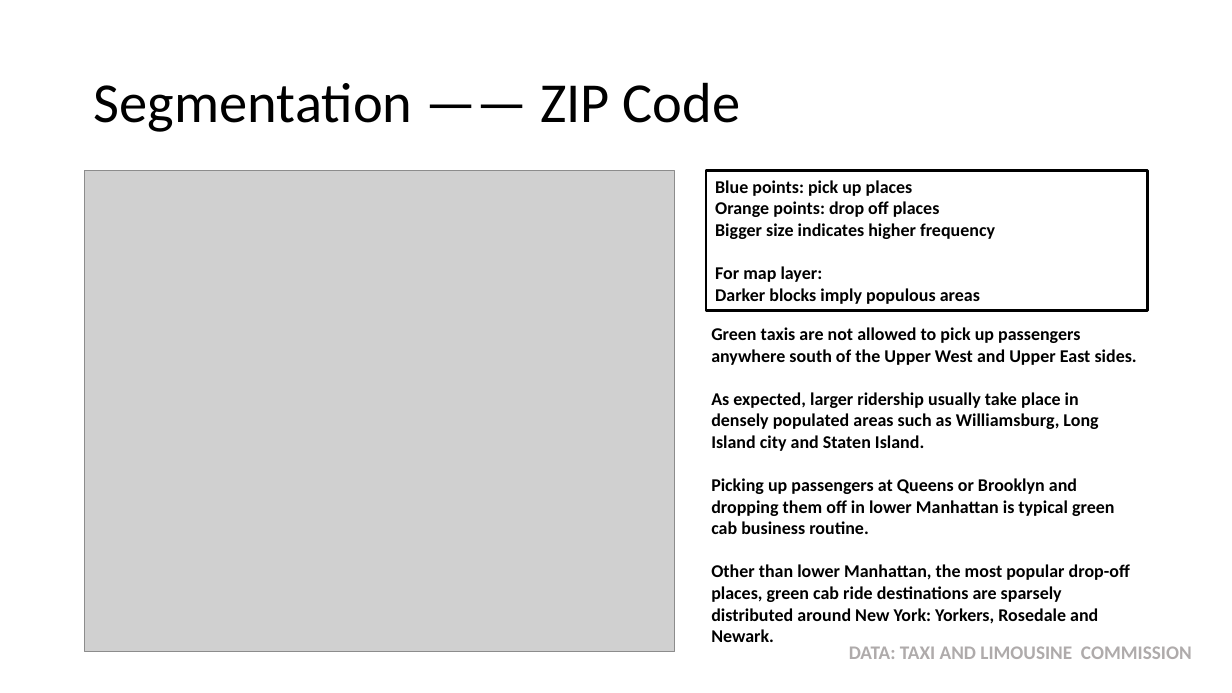
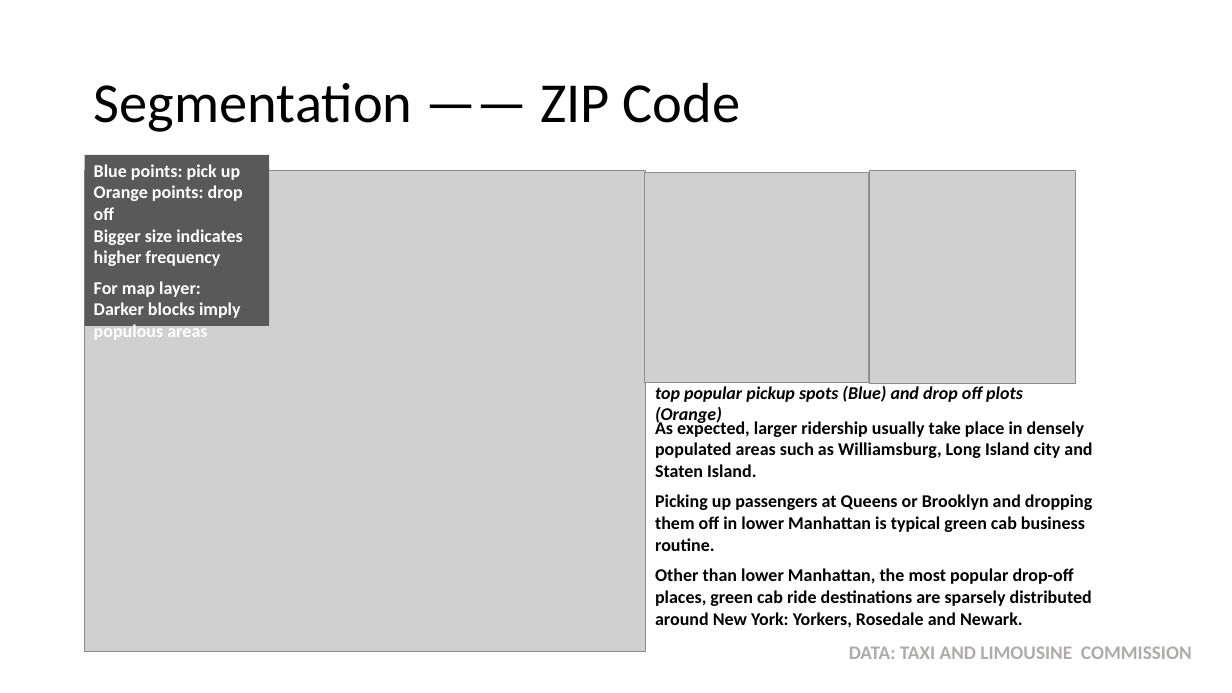
Before and after one commit to MiyainNYC/PySpark-Data-Challenge, a slide deck: slide 17 of DataChallengeAssessment.pptx. Drawn at 1232x693 pixels with LibreOffice and Linux fonts; fonts in the diff are those of the drawing; grey boxes stand for pictures. Boxes give left, top, right and bottom in pixels: in the first picture for what was removed or moved away, otherwise in the second. Text is boxed around its words. In the diff, an @@ line names an element or a change of style, - is before the commit and + after.

```diff
--- a/DataChallengeAssessment.pptx
+++ b/DataChallengeAssessment.pptx
@@ picture: place and size @@
-picture at (85,171,676,653)
+picture at (85,171,645,653)
@@ rectangle "Blue points: pick up": place and size @@
-rectangle "Blue points: pick up" at (715,180,995,304)
+rectangle "Blue points: pick up" at (85,155,270,326)
@@ rectangle "Blue points: pick up" at (85,155,270,326): fill none to #595959 @@
@@ text in rectangle at (94,164,243,220): text changed; text colour #000000 to #FFFFFF @@
-Blue points: pick up places
-Orange points: drop off places
+Blue points: pick up
+Orange points: drop off
@@ picture added at (645,172,870,383) @@
@@ rectangle removed at (706,171,1148,311) @@
@@ picture added at (869,171,1075,384) @@
@@ text in rectangle at (94,229,243,339): text colour #000000 to #FFFFFF in "Bigger size indicates higher frequency", "For map layer:", "Darker blocks imply populous areas" @@
@@ text at (711,327,1137,365): paragraph removed @@
-Green taxis are not allowed to pick up passengers anywhere south of the Upper West and Upper East sides.
@@ text added at (655,386,1023,402), 14 pt, text #000000, bold, italic @@
+top popular pickup spots (Blue) and drop off plots (Orange)
@@ text "As expected, larger ridership usually ...": place and size @@
-text "As expected, larger ridership usually ..." at (711,327,1137,642)
+text "As expected, larger ridership usually ..." at (655,419,1092,627)
```
Also in this commit, not shown: 7 other slides changed, 2 slides added, 1 slide removed.
